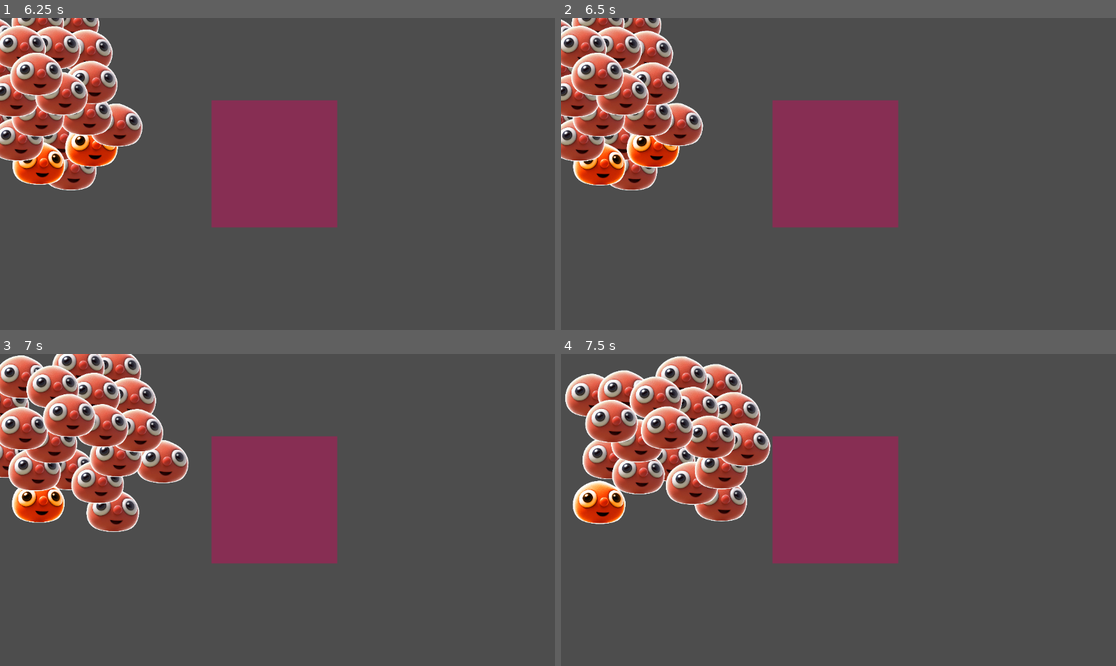
Above: before the commit, frames 1-4 (two rows, left to right).
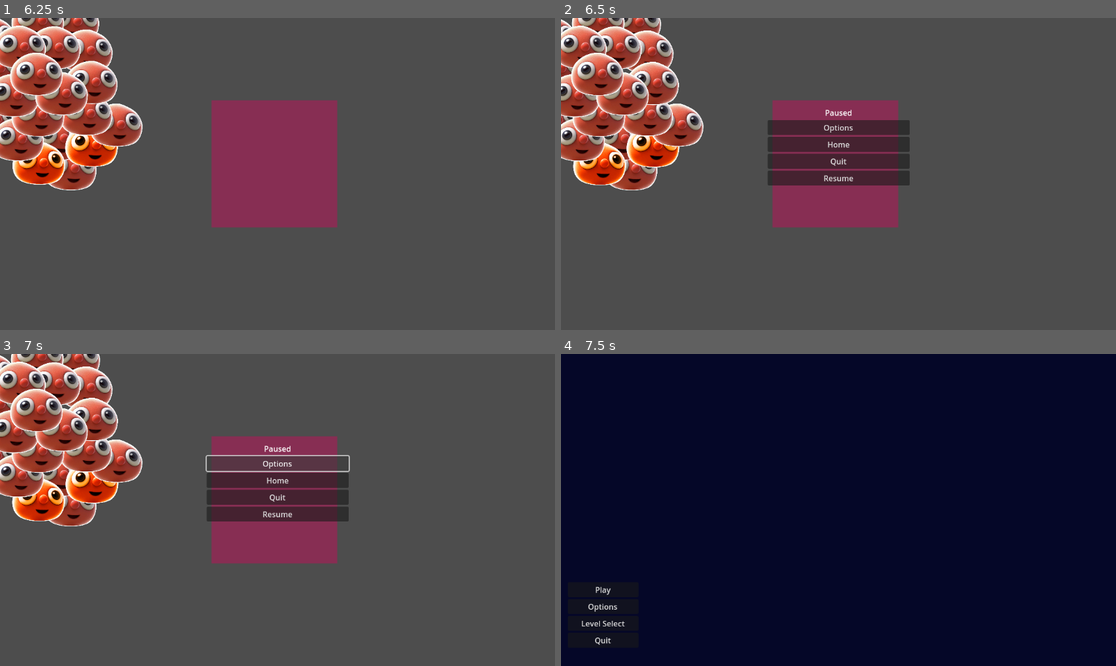
Above: after the commit, the same moments.

Repository: Joseph-Cloud/LittleGuysTheVisualExperience
Game: Godot game, scene res://Menu/Scenes/Main_menu.tscn
The game is run twice, just before and just after one commit, with the same random seed, the same clock (stepped at 60 frames per second) and the same inputs.
Inputs (mouse positions are in pixels of both pictures, inside the frame that each line leads up to):
- Up to frame 1 (6.25 s): click "Options" at 0.5 s; click "Back" at 1.25 s; click "Play" at 2 s; move the mouse to (44, 152) at 2.77 s; click (44, 152) at 2.92 s; move the mouse to (55, 42) at 3.52 s; click (55, 42) at 3.67 s; move the mouse to (61, 136) at 4.27 s; click (61, 136) at 4.42 s; move the mouse to (88, 139) at 5.02 s; click (88, 139) at 5.17 s; move the mouse to (38, 161) at 5.77 s; click (38, 161) at 5.92 s
- Up to frame 2 (6.5 s): tap Escape (pause, bound only after the commit) at 6.4 s
- Up to frame 3 (7 s): click (277, 463) at 6.5 s, where only the run after the commit has a clickable "Options"
- Up to frame 4 (7.5 s): click (838, 478) at 7.25 s, where only the run after the commit has a clickable "Home"

Frame 1 is identical in both runs. In frame 2, 5.8% of the frame differs, in the area x 0-63%, y 0-54%; in frame 3, 18%; in frame 4, 100%, in the area x 0-100%, y 0-100%.

Commit message:
Pause menu changes (#16)
LGTM!

Diff:
--- a/Levels/test_level.tscn
+++ b/Levels/test_level.tscn
@@ -1,13 +1,25 @@
-[gd_scene load_steps=3 format=3 uid="uid://de54p4xke0n5l"]
+[gd_scene load_steps=5 format=3 uid="uid://de54p4xke0n5l"]
 
 [ext_resource type="PackedScene" uid="uid://sg8o6c6pi48e" path="res://LittleGuys/little_guy_handler.tscn" id="1_u4ncu"]
+[ext_resource type="Script" path="res://Menu/Scripts/Level_manager.gd" id="1_xt4uj"]
 [ext_resource type="PackedScene" uid="uid://2vrhhm6tycib" path="res://Hazards/env_hazards_scene.tscn" id="2_2pq50"]
+[ext_resource type="PackedScene" uid="uid://dy8sxdv206lc0" path="res://Menu/Scenes/pausemenu.tscn" id="2_ra6uc"]
 
 [node name="TestLevel" type="Node2D"]
+script = ExtResource("1_xt4uj")
 
 [node name="LittleGuyHandler" parent="." instance=ExtResource("1_u4ncu")]
 position = Vector2(96, 116)
 
 [node name="Hazards" parent="." instance=ExtResource("2_2pq50")]
 
+[node name="pausemenu" parent="." instance=ExtResource("2_ra6uc")]
+visible = false
+top_level = true
+anchors_preset = 8
+anchor_left = 0.5
+anchor_top = 0.5
+anchor_right = 0.5
+anchor_bottom = 0.5
+
 [connection signal="body_entered" from="Hazards" to="LittleGuyHandler" method="_on_hazards_body_entered"]
--- /dev/null
+++ b/Menu/Scenes/pausemenu.tscn
@@ -0,0 +1,52 @@
+[gd_scene load_steps=2 format=3 uid="uid://dy8sxdv206lc0"]
+
+[ext_resource type="Script" path="res://Menu/Scripts/pause_menu.gd" id="1_vq1at"]
+
+[node name="pausemenu" type="Control"]
+layout_mode = 3
+anchors_preset = 15
+anchor_right = 1.0
+anchor_bottom = 1.0
+grow_horizontal = 2
+grow_vertical = 2
+script = ExtResource("1_vq1at")
+
+[node name="VBoxContainer" type="VBoxContainer" parent="."]
+layout_mode = 1
+anchors_preset = 8
+anchor_left = 0.5
+anchor_top = 0.5
+anchor_right = 0.5
+anchor_bottom = 0.5
+offset_left = -147.5
+offset_top = -139.5
+offset_right = 147.5
+offset_bottom = 139.5
+grow_horizontal = 2
+grow_vertical = 2
+
+[node name="Label" type="Label" parent="VBoxContainer"]
+layout_mode = 2
+text = "Paused"
+horizontal_alignment = 1
+
+[node name="Options" type="Button" parent="VBoxContainer"]
+layout_mode = 2
+text = "Options"
+
+[node name="Home" type="Button" parent="VBoxContainer"]
+layout_mode = 2
+text = "Home"
+
+[node name="Quit" type="Button" parent="VBoxContainer"]
+layout_mode = 2
+text = "Quit"
+
+[node name="Resume" type="Button" parent="VBoxContainer"]
+layout_mode = 2
+text = "Resume"
+
+[connection signal="pressed" from="VBoxContainer/Options" to="." method="_on_options_pressed"]
+[connection signal="pressed" from="VBoxContainer/Home" to="." method="_on_home_pressed"]
+[connection signal="pressed" from="VBoxContainer/Quit" to="." method="_on_quit_pressed"]
+[connection signal="pressed" from="VBoxContainer/Resume" to="." method="_on_resume_pressed"]
--- /dev/null
+++ b/Menu/Scripts/Level_manager.gd
@@ -0,0 +1,19 @@
+extends Node
+
+@onready var pause_menu = $pausemenu
+var paused = false
+
+func _process(delta):
+	if Input.is_action_just_pressed("pause"):
+		pauseMenu()
+
+
+func pauseMenu():
+	if paused:
+		pause_menu.hide()
+		Engine.time_scale = 1
+	else:
+		pause_menu.show()
+		Engine.time_scale = 0
+
+	paused = !paused
--- /dev/null
+++ b/Menu/Scripts/pause_menu.gd
@@ -0,0 +1,22 @@
+extends Node
+#functionality for the buttons in the pause menu
+
+@onready var main = $"../"
+
+
+func _on_home_pressed():
+	Engine.time_scale = 1
+	get_tree().change_scene_to_file("res://Menu/Scenes/Main_menu.tscn")
+	print("Loading Menu")
+
+
+func _on_quit_pressed():
+	get_tree().quit()
+
+
+func _on_options_pressed():
+	print("Need to work on this, will get this going once we get sound working")
+
+
+func _on_resume_pressed():
+	main.pauseMenu()
--- a/project.godot
+++ b/project.godot
@@ -41,3 +41,8 @@
 "events": [Object(InputEventKey,"resource_local_to_scene":false,"resource_name":"","device":-1,"window_id":0,"alt_press …(182 unchanged characters)…
 ]
 }
+pause={
+"deadzone": 0.5,
+"events": [Object(InputEventKey,"resource_local_to_scene":false,"resource_name":"","device":0,"window_id":0,"alt_pressed":false,"shift_pressed":false,"ctrl_pressed":false,"meta_pressed":false,"pressed":false,"keycode":0,"physical_keycode":4194305,"key_label":0,"unicode":0,"echo":false,"script":null)
+]
+}
